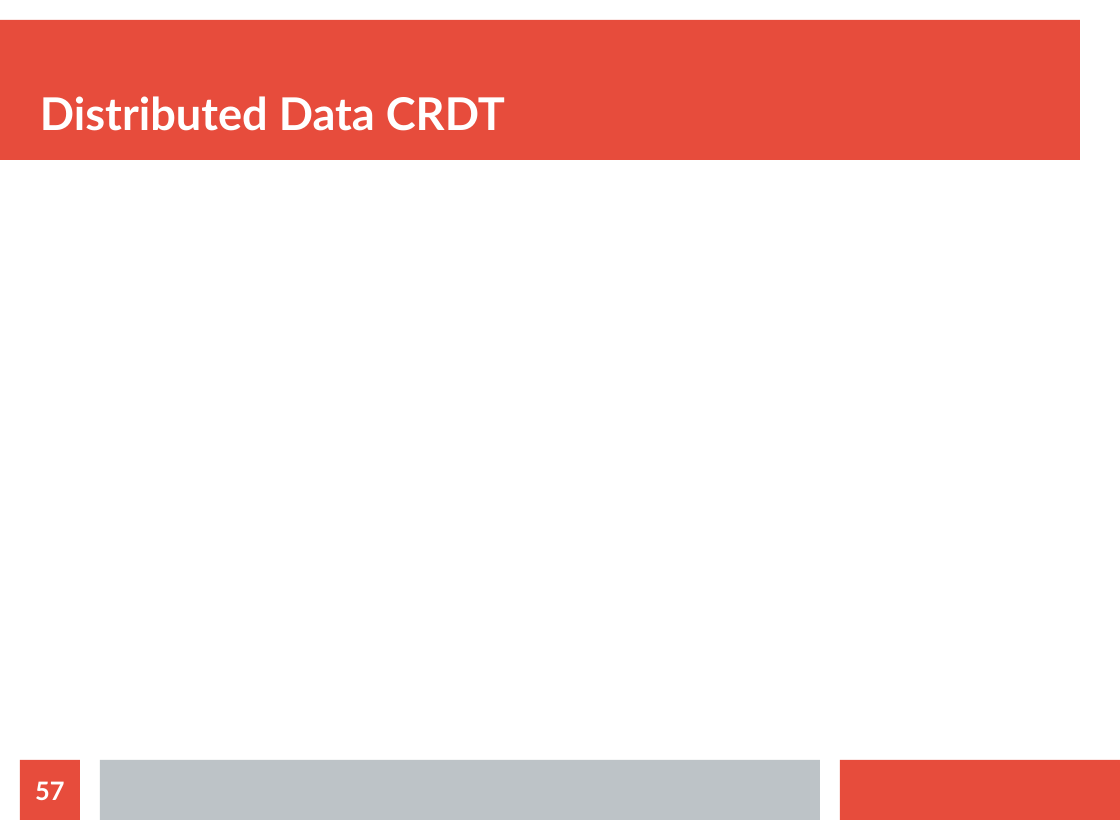
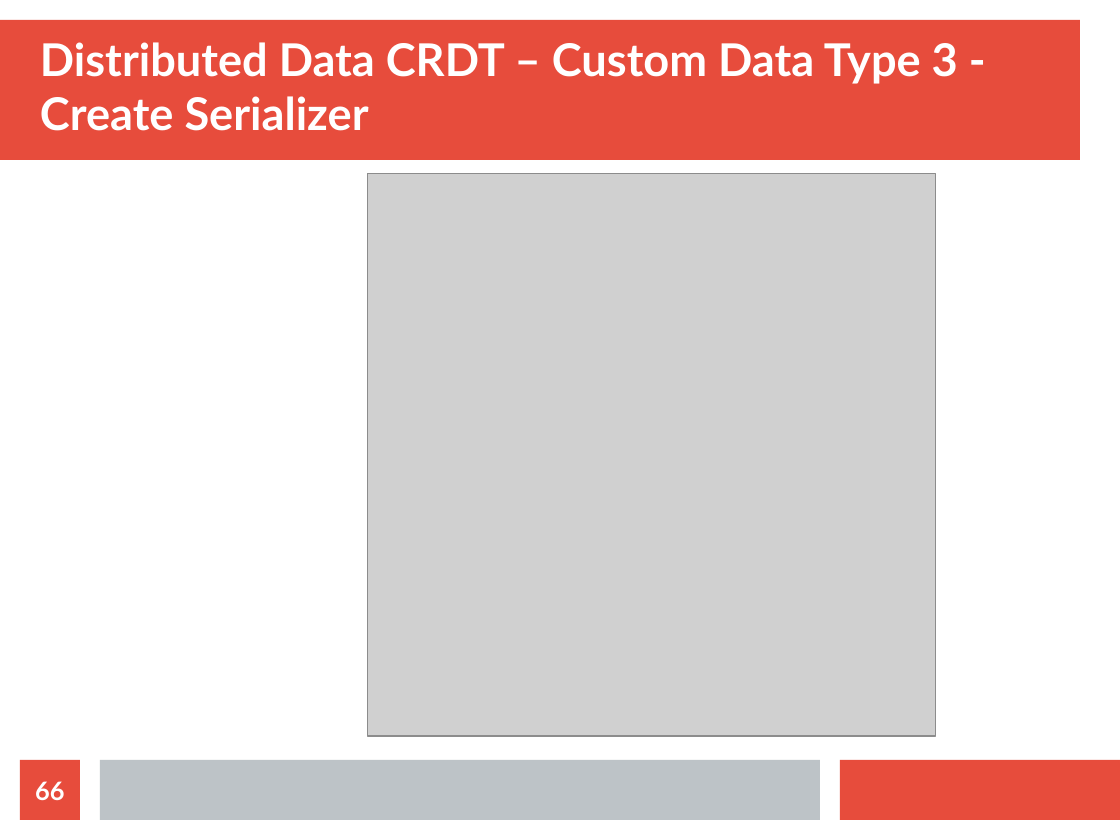
Before and after one commit to bytemania/akka-java-cluster, a slide deck: slide 66 of src/main/resources/res/presentation.odp (slide 57 before the commit). Drawn at 1120x840 pixels with LibreOffice and Linux fonts; fonts in the diff are those of the drawing; grey boxes stand for pictures. Boxes give left, top, right and bottom in pixels: in the first picture for what was removed or moved away, otherwise in the second. Text is boxed around its words. In the diff, an @@ line names an element or a change of style, - is before the commit and + after.

```diff
--- a/src/main/resources/res/presentation.odp
+++ b/src/main/resources/res/presentation.odp
@@ title at (x1=40, y1=42, x2=958, y2=131): text changed @@
-Distributed Data CRDT
+Distributed Data CRDT – Custom Data Type 3 - Create Serializer
@@ picture added at (x1=368, y1=174, x2=935, y2=736) @@
@@ page number at (x1=35, y1=781, x2=64, y2=800): text changed @@
-57
+66
```
Also in this commit, not shown: 4 other slides changed, 15 slides added.
